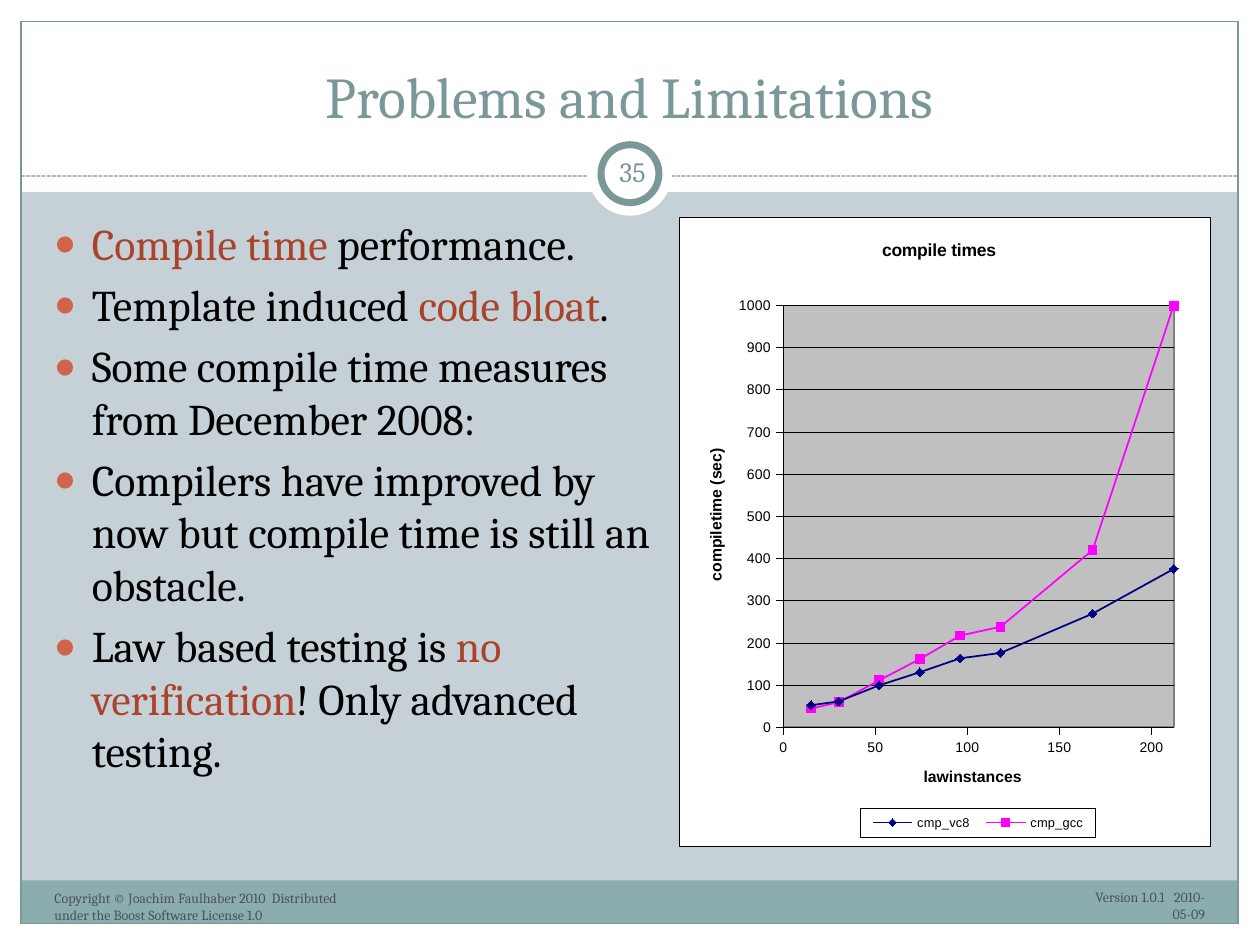
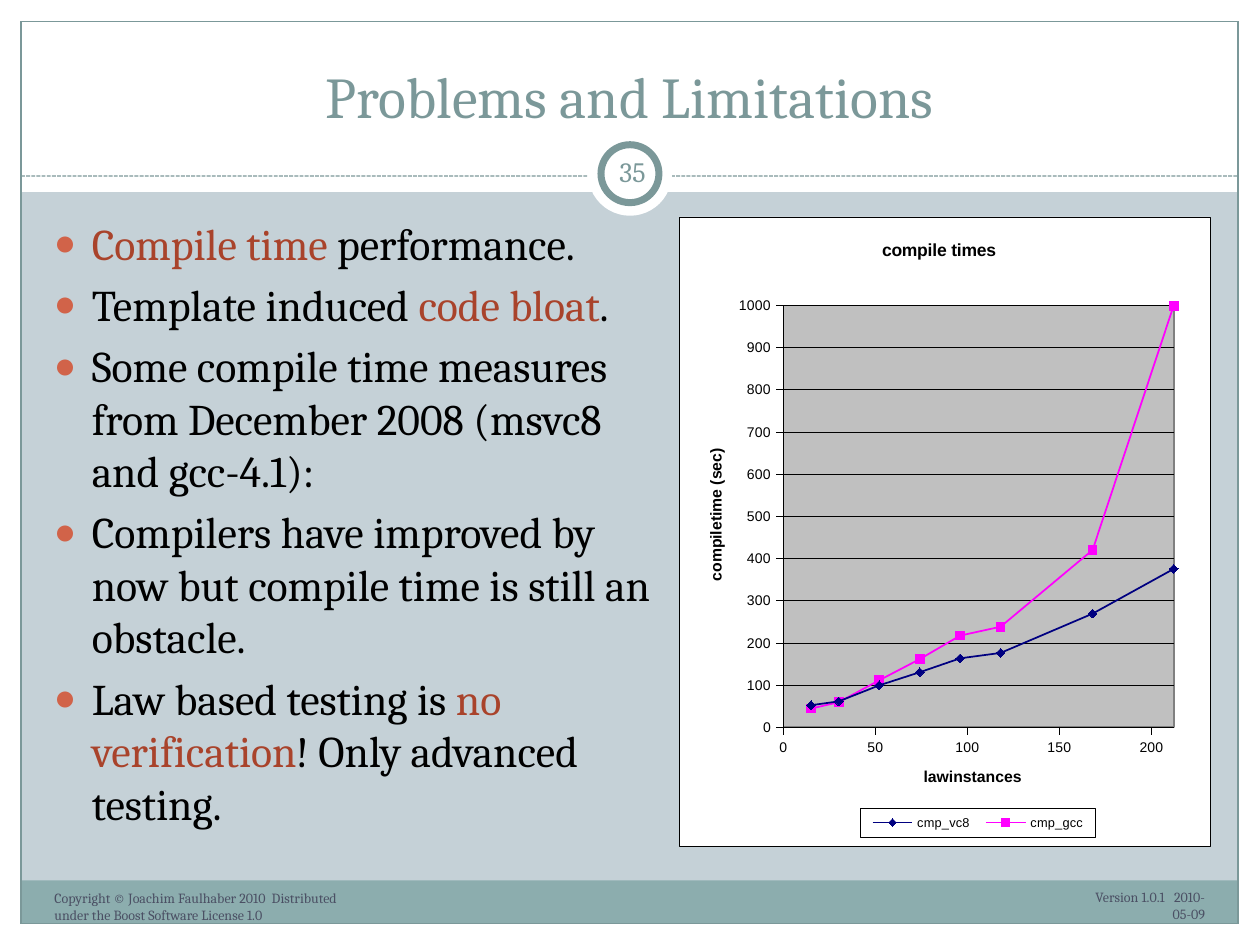
Before and after one commit to ryppl/boost-history, a slide deck: slide 35 of itl/libs/validate/doc/boostcon2010/BoostAlabaster.pptx. Drawn at 1260x945 pixels with LibreOffice and Linux fonts; fonts in the diff are those of the drawing. Boxes give left, top, right and bottom in pixels: in the first picture for what was removed or moved away, otherwise in the second. Text is boxed around its words. In the diff, an @@ line names an element or a change of style, - is before the commit and + after.

```diff
--- a/itl/libs/validate/doc/boostcon2010/BoostAlabaster.pptx
+++ b/itl/libs/validate/doc/boostcon2010/BoostAlabaster.pptx
@@ text at bbox=[92, 351, 607, 497]: text changed @@
-● Some compile time measures from December 2008:
+● Some compile time measures from December 2008 (msvc8 and gcc-4.1):
```
Also in this commit, not shown: 6 other slides changed, 6 slides added.
